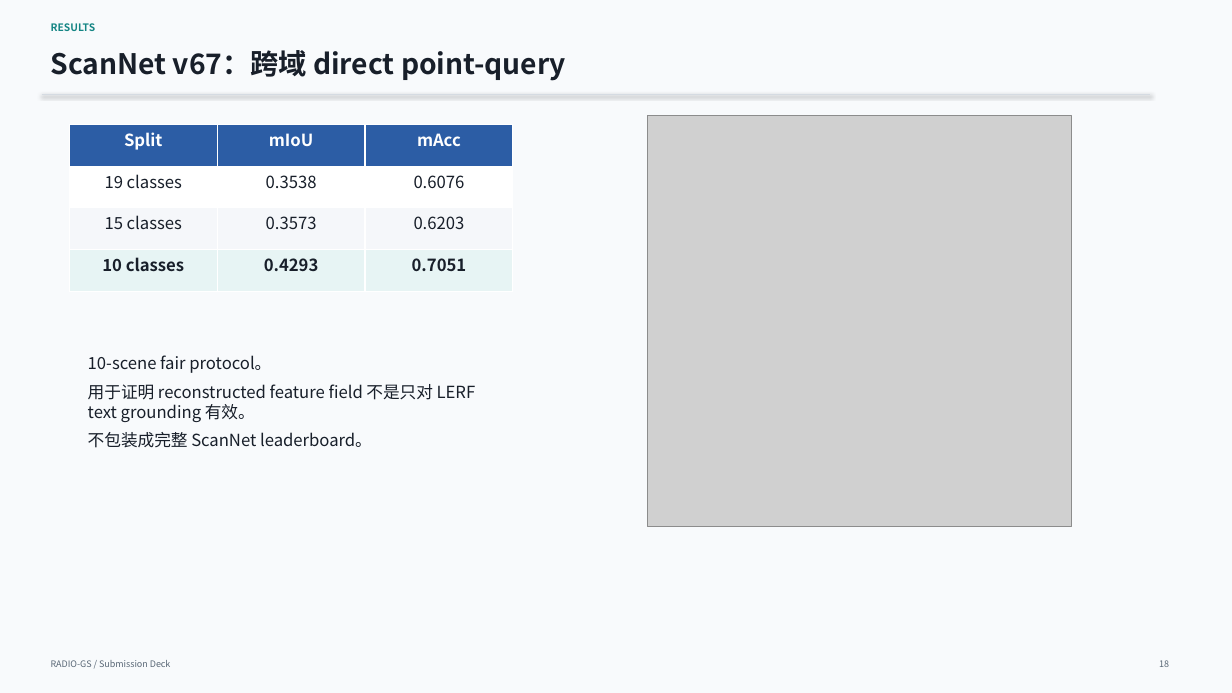
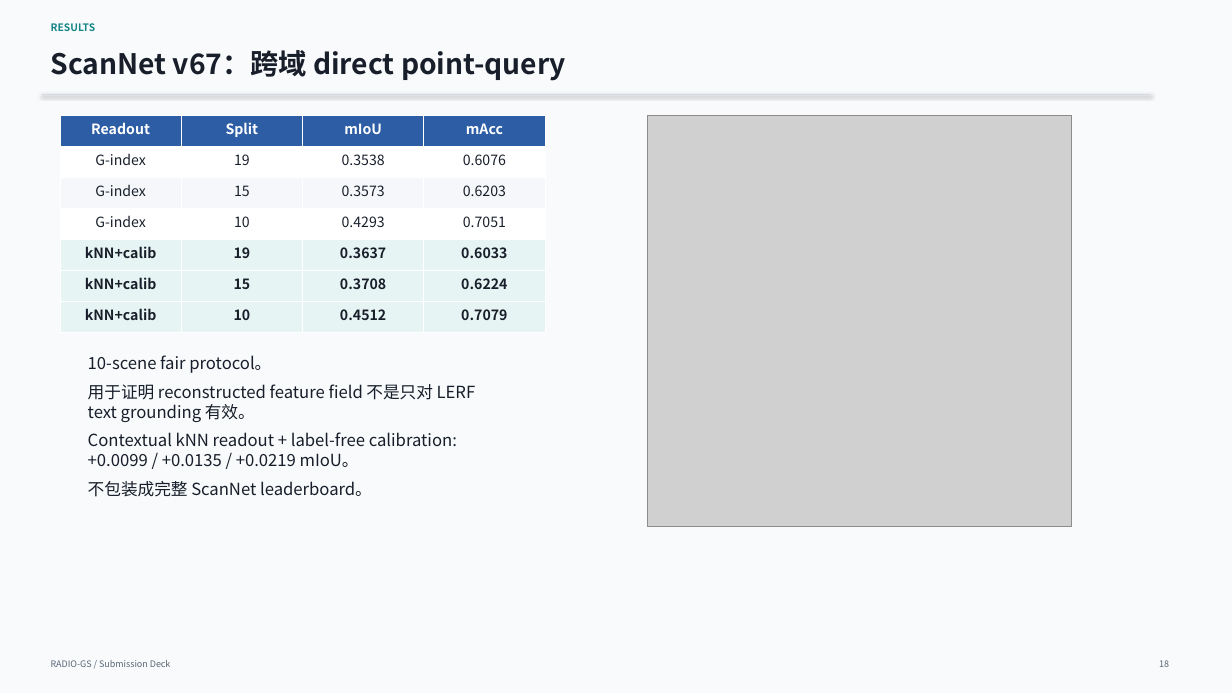
Before and after one commit to Arthurshen926/RADIO-GS, a slide deck: slide 18 of paper/radio_gs_submission_presentation.pptx. Drawn at 1232x693 pixels with LibreOffice and Linux fonts; fonts in the diff are those of the drawing; grey boxes stand for pictures. Boxes give left, top, right and bottom in pixels: in the first picture for what was removed or moved away, otherwise in the second. Text is boxed around its words. In the diff, an @@ line names an element or a change of style, - is before the commit and + after.

```diff
--- a/paper/radio_gs_submission_presentation.pptx
+++ b/paper/radio_gs_submission_presentation.pptx
@@ table at bbox=[60, 116, 544, 333] @@
-Split | mIoU | mAcc
-19 classes | 0.3538 | 0.6076
-15 classes | 0.3573 | 0.6203
-10 classes | 0.4293 | 0.7051
+Readout | Split | mIoU | mAcc
+G-index | 19 | 0.3538 | 0.6076
+G-index | 15 | 0.3573 | 0.6203
+G-index | 10 | 0.4293 | 0.7051
+kNN+calib | 19 | 0.3637 | 0.6033
+kNN+calib | 15 | 0.3708 | 0.6224
+kNN+calib | 10 | 0.4512 | 0.7079
@@ table: place and size @@
-table at bbox=[69, 125, 513, 291]
+table at bbox=[60, 116, 544, 333]
@@ text at bbox=[88, 432, 457, 467]: paragraph added @@
+Contextual kNN readout + label-free calibration: +0.0099 / +0.0135 / +0.0219 mIoU。
```
Also in this commit, not shown: 3 other slides changed, 35 other files.
